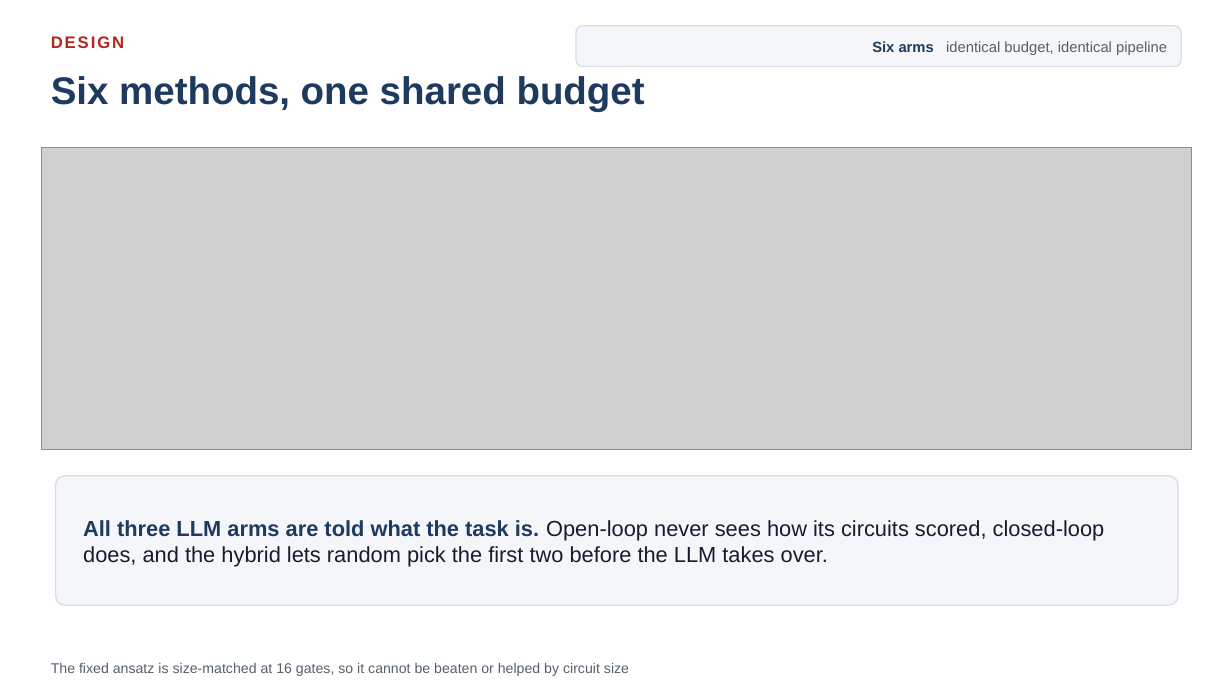
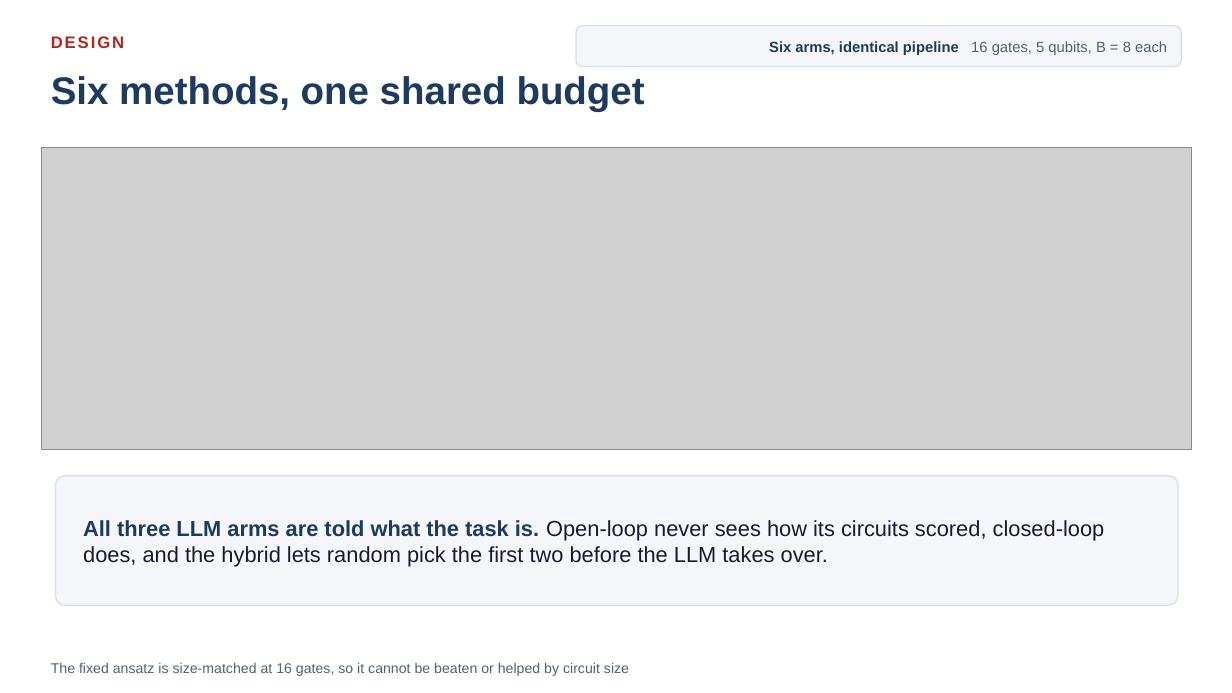
Before and after one commit to dorakingx/llm-vqc, a slide deck: slide 5 of docs/presentation/mini5/20260731_GSoC_mini5.pptx. Drawn at 1232x693 pixels with LibreOffice and Linux fonts; fonts in the diff are those of the drawing; grey boxes stand for pictures. Boxes give left, top, right and bottom in pixels: in the first picture for what was removed or moved away, otherwise in the second. Text is boxed around its words. In the diff, an @@ line names an element or a change of style, - is before the commit and + after.

```diff
--- a/docs/presentation/mini5/20260731_GSoC_mini5.pptx
+++ b/docs/presentation/mini5/20260731_GSoC_mini5.pptx
@@ text at <box>769,41,1167,55</box>: text changed; text colour #55606E to #1E3A5F; bold on @@
-Six arms identical budget, identical pipeline
+Six arms, identical pipeline 16 gates, 5 qubits, B = 8 each
```
Also in this commit, not shown: 4 other slides changed, 9 other files.
